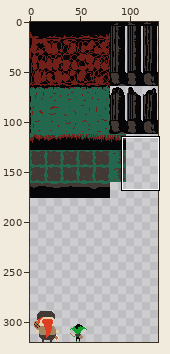
A sprite sheet gets an edit: TechnoDarwin/Assets/Tileset/tileset.png. The first picture is a wide view before the edit; the outline marks the close-up.
Close-up. Before:
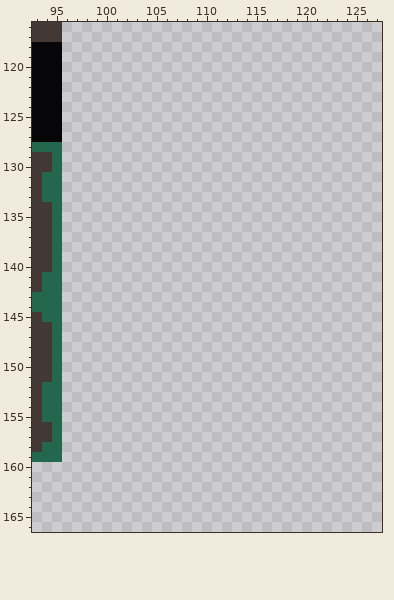
The file is 128x320 pixels. Shown: x 93..127, y 116..166.
After the commit:
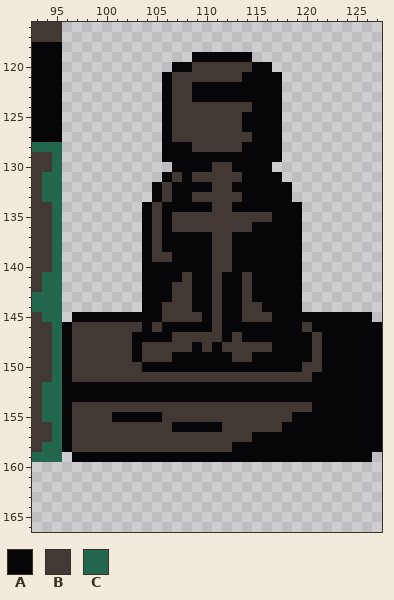
Palette (. is transparent): A #060608  B #423934  C #23674e
Changes in this commit:
y 119: x 109..114 ...... -> AAAAAA
y 120: x 107..116 .......... -> AABBBBBBAA
y 121: x 106..117 ............ -> ABBBBBBBAAAA
y 122..123: x 106..117 ............ -> ABBAAAAAAAAA
y 124: x 106..117 ............ -> ABBBBBBBBAAA
y 125..126: x 106..117 ............ -> ABBBBBBBAAAA
y 127: x 106..117 ............ -> ABBBBBBBBAAA
y 128: x 106..117 ............ -> AAABBBBBAAAA
y 129: x 106..117 ............ -> AAAAAAAAAAAA
y 130: x 107..116 .......... -> AAAABBAAAA
y 131: x 106..117 ............ -> ABABBBBBAAAA
y 132: x 105..118 .............. -> ABAAAABBAAAAAA
y 133: x 105..118 .............. -> ABAABBBBBAAAAA
y 134: x 104..119 ................ -> ABAAAAABBAAAAAAA
y 135: x 104..119 ................ -> ABABBBBBBBBBBAAA
y 136: x 104..119 ................ -> ABABBBBBBBBAAAAA
y 137..138: x 104..119 ................ -> ABAAAAABBAAAAAAA
y 139: x 104..119 ................ -> ABBAAAABBAAAAAAA
y 140: x 104..119 ................ -> AAAAAAABBAAAAAAA
y 141: x 104..119 ................ -> AAAABAABAABAAAAA
y 142..143: x 104..119 ................ -> AAABBAABAABAAAAA
y 144: x 104..119 ................ -> AABBBAABAABBAAAA
y 145: x 97..126 .............................. -> AAAAAAAAABBBBABAABBBAAAAAAAAAA
y 146: x 96..127 ................................ -> ABBBBBBBABAAAAABAAAAAAAABAAAAAAA
y 147: x 96..127 ................................ -> ABBBBBBAAAABBBBBABAAAAAAABAAAAAA
y 148: x 96..127 ................................ -> ABBBBBBABBBBBABABBBBBAAAABAAAAAA
y 149: x 96..127 ................................ -> ABBBBBBABBBAAAAAABBAAAAAABAAAAAA
y 150: x 96..127 ................................ -> ABBBBBBBAAAAAAAAAAAAAAAABBAAAAAA
y 151: x 96..127 ................................ -> ABBBBBBBBBBBBBBBBBBBBBBBBAAAAAAA
y 152..153: x 96..127 ................................ -> AAAAAAAAAAAAAAAAAAAAAAAAAAAAAAAA
y 154: x 96..127 ................................ -> ABBBBBBBBBBBBBBBBBBBBBBBBAAAAAAA
y 155: x 96..127 ................................ -> ABBBBAAAAABBBBBBBBBBBBBAAAAAAAAA
y 156: x 96..127 ................................ -> ABBBBBBBBBBAAAAABBBBBBAAAAAAAAAA
y 157: x 96..127 ................................ -> ABBBBBBBBBBBBBBBBBBAAAAAAAAAAAAA
y 158: x 96..127 ................................ -> ABBBBBBBBBBBBBBBBAAAAAAAAAAAAAAA
y 159: x 97..126 .............................. -> AAAAAAAAAAAAAAAAAAAAAAAAAAAAAA
Boxes around the changes in both close-ups, in picture pixels (x1, y1, x2, y2):
added: (62, 52, 382, 462)
